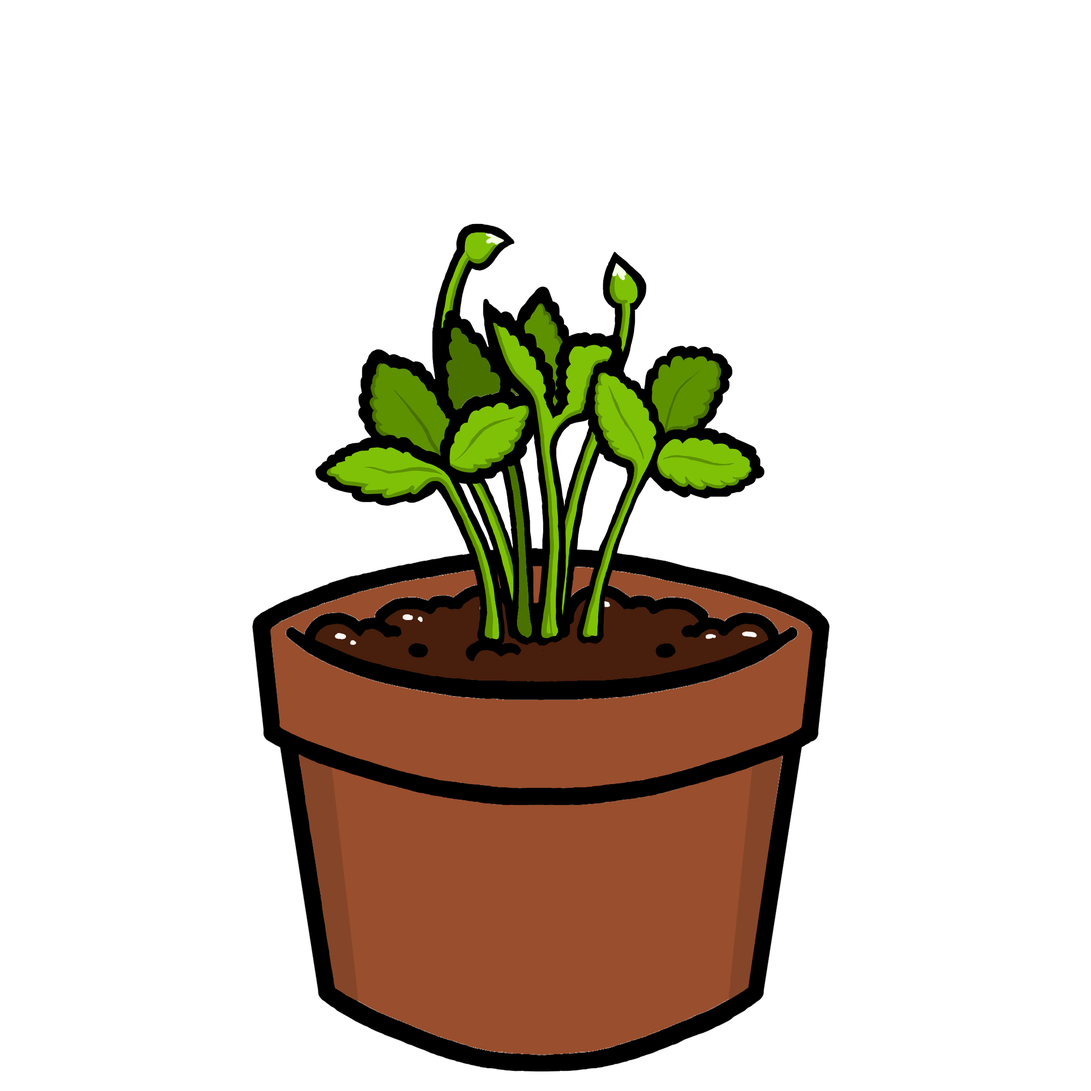
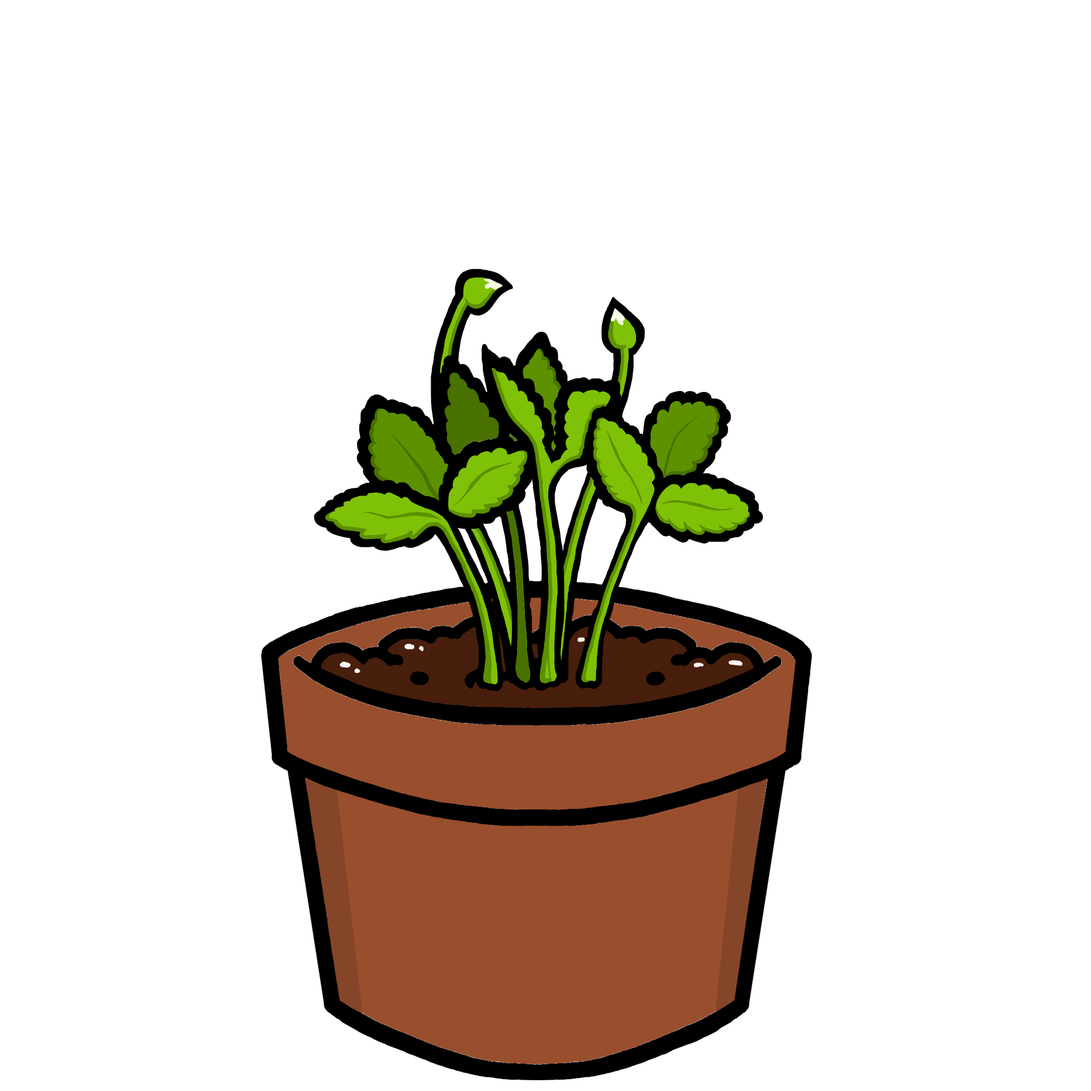
Comparing the layer stacks of the two 1091px x 1091px images. Changes:
renamed "Paint Layer 11" to "leaves", painted on it over [279, 279, 769, 699]
renamed "Paint Layer 12" to "buds", painted on it over [395, 223, 652, 699]
renamed "Paint Layer 10" to "pot", showed it, painted on it over [256, 325, 880, 1081]
removed layer "Paint Layer 9" over [252, 535, 901, 1081]
